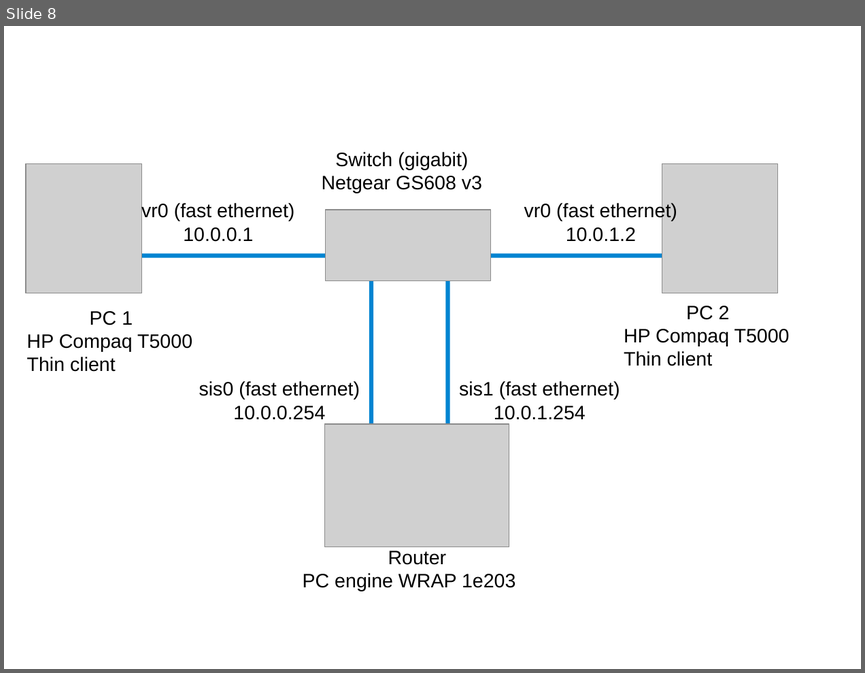
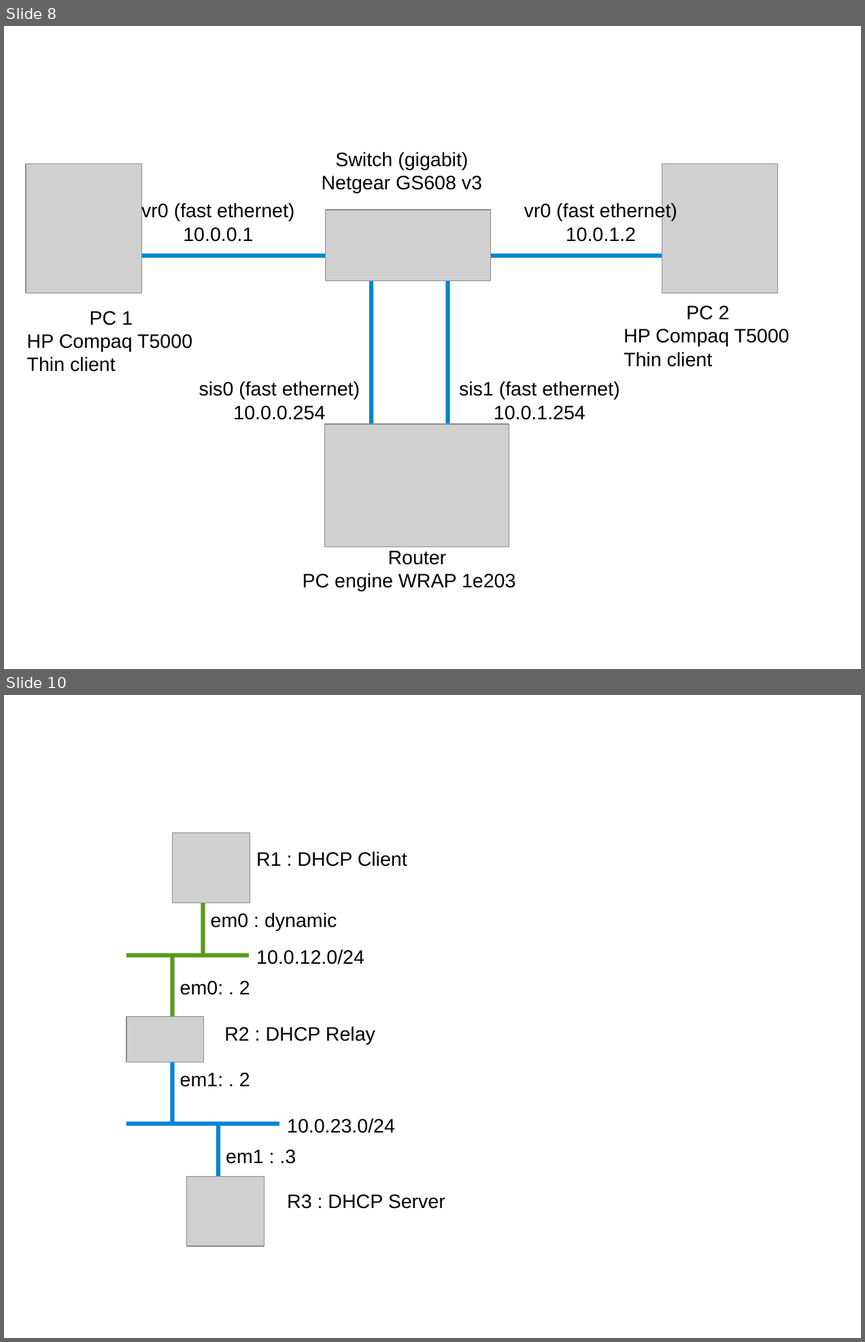
Before and after one commit to ocochard/BSDRP, a slide deck: trunk/docs/labs.examples.odp. Shown one above the other, each under a label of ours: slide 8 before the commit, slides 8 and 10 after it; the slides between them are not shown. The pictures are 865x673 and 865x1342 pixels, drawn with LibreOffice and Linux fonts; fonts in the diff are those of the drawing; grey boxes stand for pictures. Boxes give left, top, right and bottom in pixels: in the first picture for what was removed or moved away, otherwise in the second. Text is boxed around its words. In the diff, an @@ line names an element or a change of style, - is before the commit and + after.

```diff
--- a/trunk/docs/labs.examples.odp
+++ b/trunk/docs/labs.examples.odp
@@ slide 10 added at (x1=4, y1=695, x2=861, y2=1338), background #FFFFFF @@
@@ picture added at (x1=173, y1=832, x2=249, y2=902) @@
@@ text added at (x1=256, y1=851, x2=407, y2=866), 18 pt, text #000000 @@
+R1 : DHCP Client
@@ line added from (203, 894) to (203, 955), #579D1C 4 pt @@
@@ text added at (x1=211, y1=913, x2=337, y2=930), 18 pt, text #000000 @@
+em0 : dynamic
@@ line added from (249, 955) to (126, 955), #579D1C 4 pt @@
@@ line added from (173, 1016) to (173, 955), #579D1C 4 pt @@
@@ text added at (x1=256, y1=949, x2=364, y2=964), 18 pt, text #000000 @@
+10.0.12.0/24
@@ text added at (x1=180, y1=981, x2=250, y2=995), 18 pt, text #000000 @@
+em0: . 2
@@ picture added at (x1=126, y1=1016, x2=203, y2=1062) @@
@@ text added at (x1=224, y1=1026, x2=375, y2=1045), 18 pt, text #000000 @@
+R2 : DHCP Relay
@@ line added from (173, 1123) to (173, 1062), #0084D1 4 pt @@
@@ text added at (x1=180, y1=1072, x2=250, y2=1087), 18 pt, text #000000 @@
+em1: . 2
@@ text added at (x1=287, y1=1118, x2=395, y2=1133), 18 pt, text #000000 @@
+10.0.23.0/24
@@ line added from (279, 1123) to (126, 1123), #0084D1 4 pt @@
@@ line added from (219, 1123) to (219, 1185), #0084D1 4 pt @@
@@ text added at (x1=226, y1=1149, x2=296, y2=1164), 18 pt, text #000000 @@
+em1 : .3
@@ picture added at (x1=187, y1=1176, x2=264, y2=1246) @@
@@ text added at (x1=287, y1=1194, x2=445, y2=1208), 18 pt, text #000000 @@
+R3 : DHCP Server
```
Also in this commit, not shown: 1 other slide added, 3 other files.
